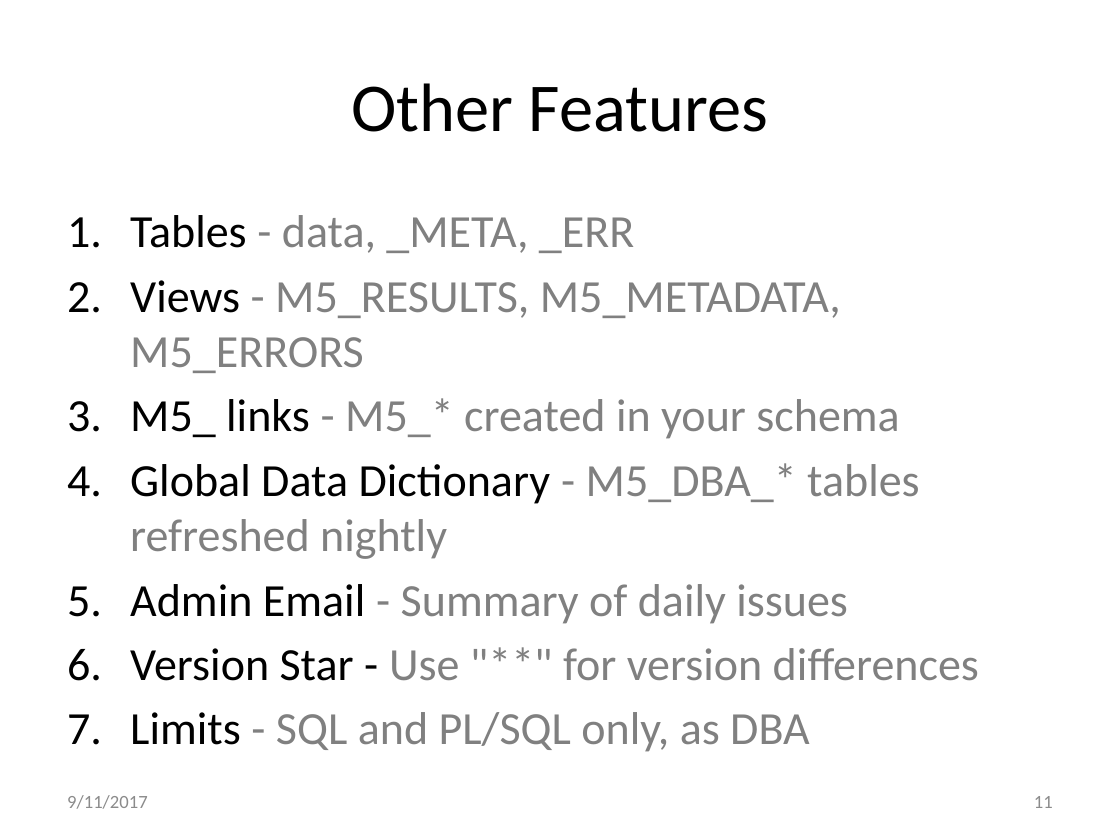
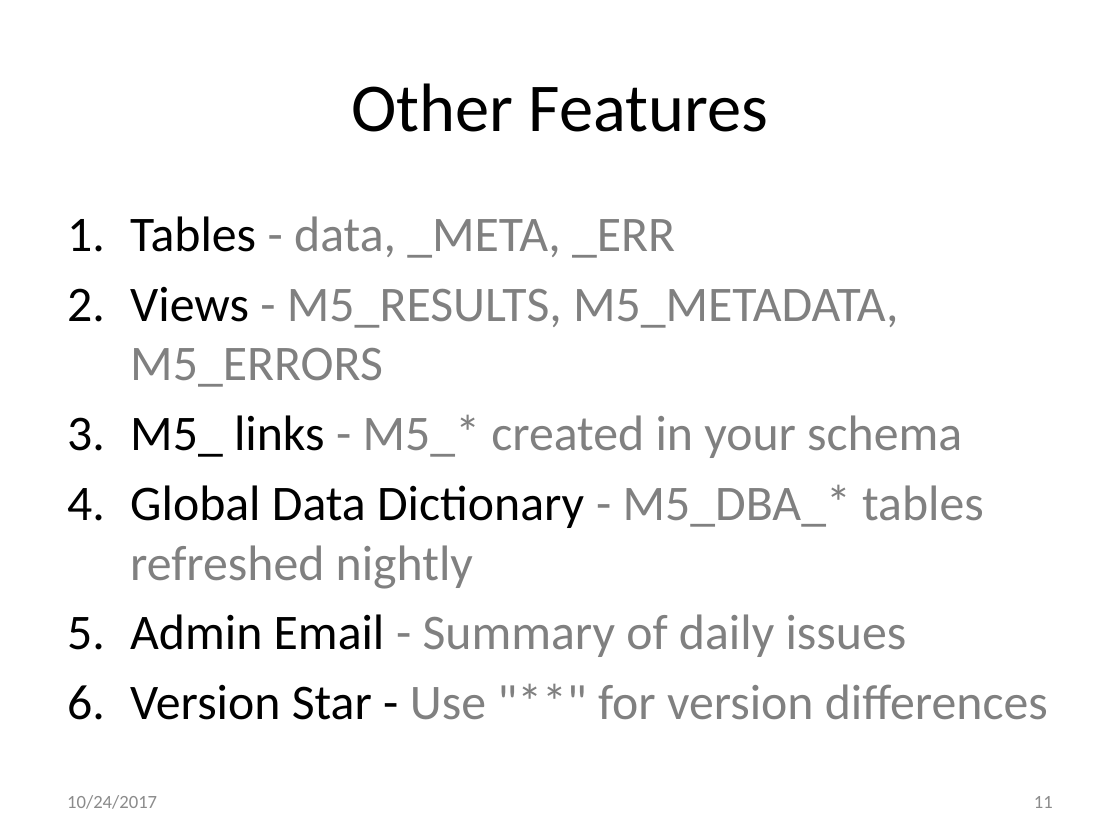
Before and after one commit to method5/method5.github.io, a slide deck: slide 11 of presentations/Method5.pptx. Drawn at 1120x840 pixels with LibreOffice and Linux fonts; fonts in the diff are those of the drawing; background and template pictures are left out. Boxes give left, top, right and bottom in pixels: in the first picture for what was removed or moved away, otherwise in the second. Text is boxed around its words. In the diff, an @@ line names an element or a change of style, - is before the commit and + after.

```diff
--- a/presentations/Method5.pptx
+++ b/presentations/Method5.pptx
@@ text "Tables - data, _META, _ERR" at [130, 216, 1048, 720]: size 29.6 to 32 pt @@
@@ text at [130, 712, 810, 752]: paragraph removed @@
-7. Limits - SQL and PL/SQL only, as DBA
@@ text at [67, 795, 157, 809]: text changed @@
-9/11/2017
+10/24/2017
```
Also in this commit, not shown: 15 other slides changed.
